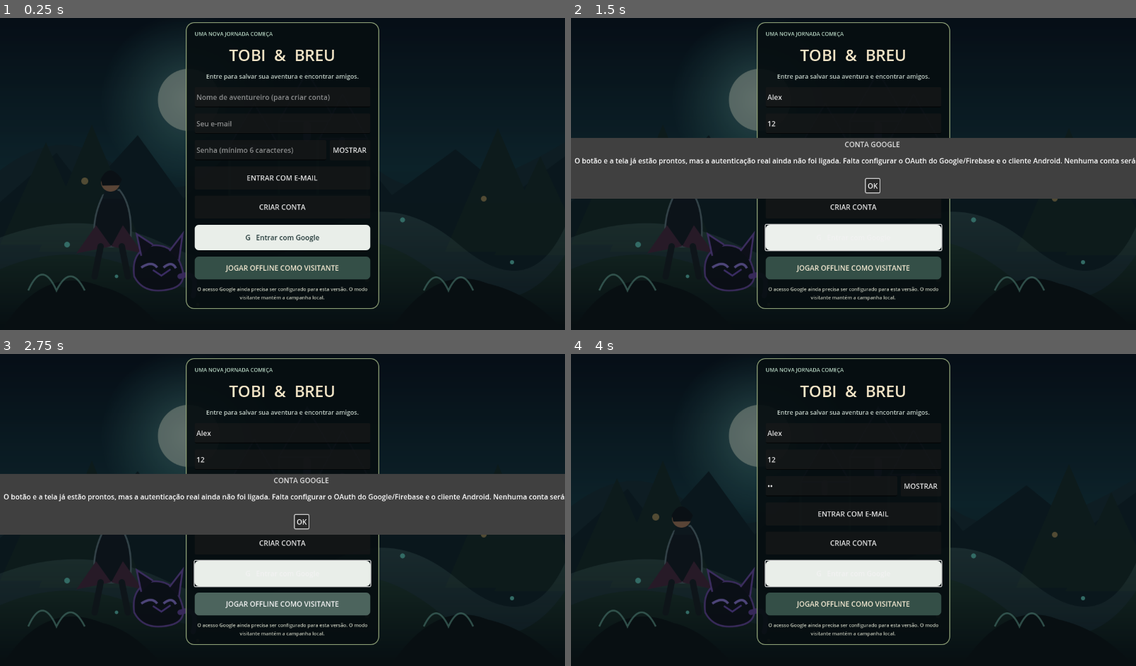
Above: before the commit, frames 1-4 (two rows, left to right).
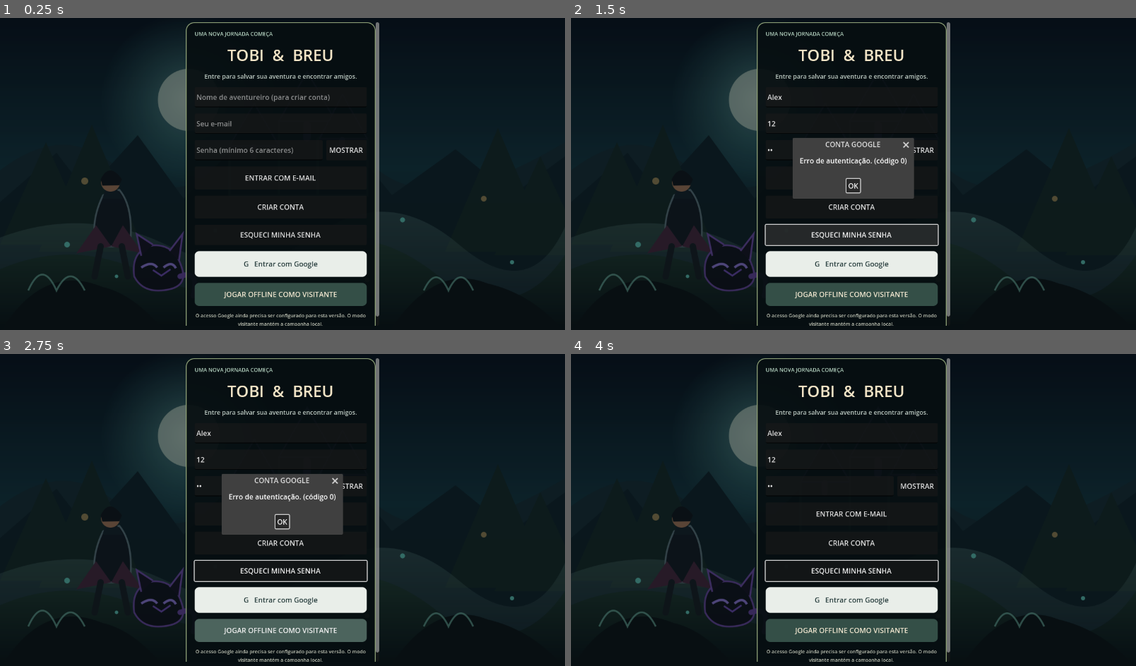
Above: after the commit, the same moments.

Repository: REALMLIFE-design/dark-fantasia-tobi-e-breu-
Game: Godot game, scene res://scenes/login.tscn
Same seed, same stepped clock (60 frames per second), same inputs: the game is played once before the commit and once after it.
Inputs (mouse positions are in pixels of both pictures, inside the frame that each line leads up to):
- Up to frame 1 (0.25 s): no input
- Up to frame 2 (1.5 s): click (853, 96) at 0.52 s; type "Alex" at 0.6 s; click (853, 124) at 0.75 s; type "12" at 0.83 s; click (830, 149) at 0.98 s; type "12" at 1.07 s; click (853, 236) at 1.25 s, where only the run after the commit has a clickable "ESQUECI MINHA SENHA"
- Up to frame 3 (2.75 s): click "JOGAR OFFLINE COMO VISITANTE" at 2 s
- Up to frame 4 (4 s): click "JOGAR OFFLINE COMO VISITANTE" at 2.75 s; click "OK" at 3.5 s

The runs differ from the first frame. In frame 1, 9.7% of the frame differs, in the area x 32-68%, y 1-99%; in frame 2, 25%; in frame 3, 25%, in the area x 0-100%, y 1-99%; in frame 4, 9.8%.

Commit message:
Add password recovery to login screen

Diff:
--- a/scripts/login_screen.gd
+++ b/scripts/login_screen.gd
@@ -93,6 +93,11 @@
 	signup_button.custom_minimum_size = Vector2(0, 52)
 	signup_button.pressed.connect(_on_email_signup)
 	stack.add_child(signup_button)
+	var recovery_button := Button.new()
+	recovery_button.text = "ESQUECI MINHA SENHA"
+	recovery_button.custom_minimum_size = Vector2(0, 46)
+	recovery_button.pressed.connect(_on_password_recovery)
+	stack.add_child(recovery_button)
 	var google := Button.new()
 	google.text = "G   Entrar com Google"
 	google.custom_minimum_size = Vector2(0, 58)
@@ -131,6 +136,13 @@
 		return
 	var result: Dictionary = await SupabaseClient.sign_up(email_input.text, password_input.text, username_input.text)
 	_show_auth_result(result)
+
+func _on_password_recovery() -> void:
+	if email_input.text.strip_edges().is_empty():
+		_show_notice("Digite o e-mail da sua conta no campo acima.")
+		return
+	var result: Dictionary = await SupabaseClient.request_password_recovery(email_input.text)
+	_show_notice(str(result.get("message", "Não foi possível solicitar a recuperação agora.")))
 
 func _show_auth_result(result: Dictionary) -> void:
 	_show_notice(str(result.get("message", "Não foi possível concluir a autenticação.")))
